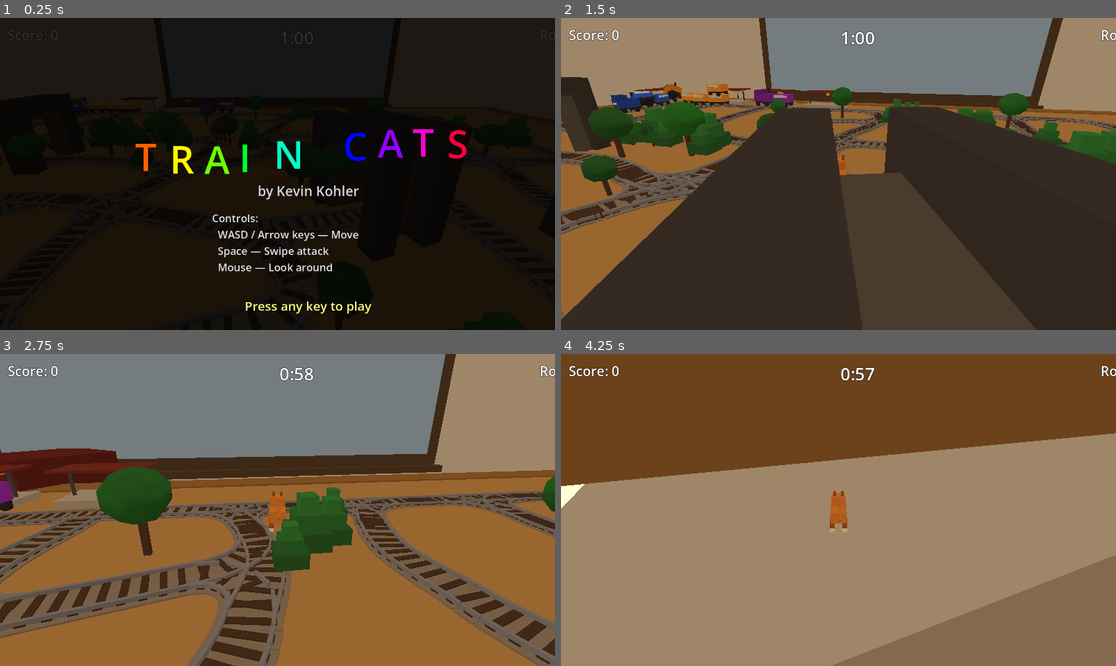
Above: before the commit, frames 1-4 (two rows, left to right).
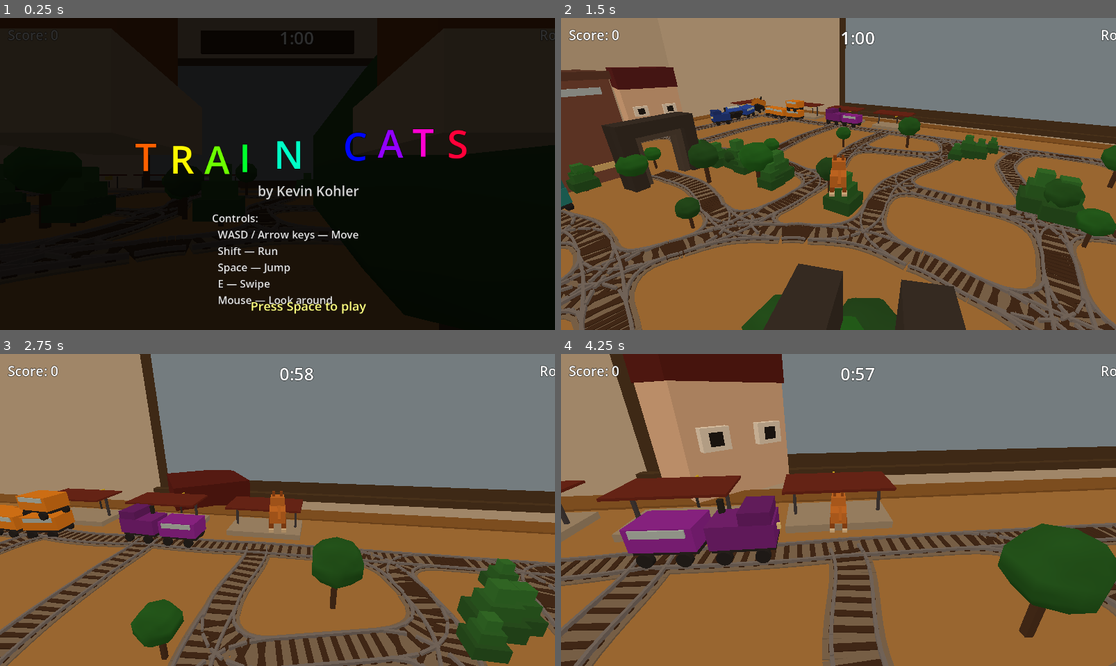
Above: after the commit, the same moments.

Repository: bobgar/Train-Cats
Game: Godot game, scene res://scenes/main.tscn
Same seed, same stepped clock (60 frames per second), same inputs: the game is played once before the commit and once after it.
Inputs (mouse positions are in pixels of both pictures, inside the frame that each line leads up to):
- Up to frame 1 (0.25 s): no input
- Up to frame 2 (1.5 s): tap Enter at 0.5 s; move the mouse to (866, 174) at 0.52 s; hold Space 0.53-1.28 s; hold W from 0.53 s (still down); click (866, 174) at 0.67 s; move the mouse to (810, 174) at 1.27 s; tap E at 1.35 s; click (810, 174) at 1.42 s
- Up to frame 3 (2.75 s): keep holding W; tap Space at 1.52, 1.55, 1.82, 2.3 s; move the mouse to (288, 503) at 2.02 s; hold Shift from 2.03 s (still down); click (288, 503) at 2.17 s
- Up to frame 4 (4.25 s): keep holding W; move the mouse to (832, 516) at 2.77 s; release Shift at 2.78 s; tap Space at 2.85, 3.02, 3.32 s; click (832, 516) at 2.92 s; move the mouse to (877, 513) at 3.52 s; hold Space from 3.53 s (still down); tap E at 3.6 s; click (877, 513) at 3.67 s

The runs differ from the first frame. In frame 1, 3.2% of the frame differs, in the area x 7-96%, y 25-95%; in frame 2, 69%; in frame 3, 67%; in frame 4, 95%, in the area x 0-100%, y 0-100%.

Commit message:
Infinite rounds

Diff:
--- a/scripts/cafe_customer.gd
+++ b/scripts/cafe_customer.gd
@@ -16,7 +16,7 @@
 const SINK_SPEED := 3.5
 const WATCH_TIME := 20.0
 const CONE_COS      := 0.5    # cos(60°) — half-angle of view cone
-const VIEW_DISTANCE := 70.0   # max XZ distance to detect a derail
+const VIEW_DISTANCE := 110.0  # max XZ distance to detect a derail (table diagonal ≈96)
 
 var _state: State = State.RISING
 var _watch_timer: float = 0.0
@@ -215,18 +215,40 @@
 	if to_xz.normalized().dot(face_2d) <= CONE_COS:
 		return false
 
-	# Line-of-sight: ray from head to event, blocked by layer 1 (walls/table)
-	return _los_clear(_head_pivot.global_position, world_pos)
-
-func _los_clear(from: Vector3, to: Vector3) -> bool:
+	# Line-of-sight: 5 rays from face points to event, blocked by layer 1 (walls/table)
+	return _los_clear(world_pos)
+
+## Cast 5 rays from different points on the face toward the target.
+## Returns true (line-of-sight clear) if ANY ray reaches the target unobstructed.
+## Origins: centre of head + four face offsets (±right, ±up) ~2 units apart.
+## This greatly reduces false negatives when a small obstruction clips just one ray.
+func _los_clear(to: Vector3) -> bool:
 	if not is_inside_tree():
 		return true
 	var space_state := get_world_3d().direct_space_state
-	var query := PhysicsRayQueryParameters3D.create(from, to)
-	query.collision_mask = 1
+	var excl: Array = []
 	if _player_ref != null and is_instance_valid(_player_ref):
-		query.exclude = [_player_ref.get_rid()]
-	return space_state.intersect_ray(query).is_empty()
+		excl = [_player_ref.get_rid()]
+
+	# Head pivot only rotates on Y so basis.x = world-right of face, basis.y = up
+	var centre : Vector3 = _head_pivot.global_position
+	var right  : Vector3 = _head_pivot.global_transform.basis.x * 2.0
+	var up     : Vector3 = Vector3.UP * 2.0
+
+	var origins: Array = [
+		centre,
+		centre + right,
+		centre - right,
+		centre + up,
+		centre - up,
+	]
+	for origin: Vector3 in origins:
+		var query := PhysicsRayQueryParameters3D.create(origin, to)
+		query.collision_mask = 1
+		query.exclude        = excl
+		if space_state.intersect_ray(query).is_empty():
+			return true   # at least one ray has clear sight
+	return false          # all five rays were blocked
 
 func trigger_happy() -> void:
 	# Only react when fully up and watching — not while still rising or leaving
--- a/scripts/main.gd
+++ b/scripts/main.gd
@@ -38,9 +38,11 @@
 const WALL_CY  := ROOM_FLOOR + WALL_H * 0.5   # 3  (wall centre Y)
 
 # ---------------------------------------------------------------------------
-# Round progression: points needed to pass each round (index 0 = round 1)
-# ---------------------------------------------------------------------------
-const ROUND_REQUIREMENTS: Array = [40, 80, 130, 200, 280, 400]
+# Round progression: points needed to pass each round
+# Formula: 9n² + 9n + 22  (n = round number)
+# Matches the original hand-tuned values closely and grows to infinity:
+#   R1=40  R2=76  R3=130  R4=202  R5=292  R6=400  R7=526  R8=670 …
+# ---------------------------------------------------------------------------
 
 # ---------------------------------------------------------------------------
 # Game state
@@ -166,8 +168,8 @@
 		_title_screen.configure(true)
 
 func _round_requirement(round_num: int) -> int:
-	var idx := clampi(round_num - 1, 0, ROUND_REQUIREMENTS.size() - 1)
-	return ROUND_REQUIREMENTS[idx]
+	var n := float(round_num)
+	return roundi(9.0 * n * n + 9.0 * n + 22.0)
 
 # ---------------------------------------------------------------------------
 # Cinematic camera zoom
@@ -184,25 +186,36 @@
 		on_done.call()
 		return
 
-	# Target: slightly in front of and above the cat's head
-	var cat_pos: Vector3 = _player_node.global_position
-	var zoom_target := cat_pos + Vector3(0.0, 3.0, -6.0)
-	var zoom_look   := cat_pos + Vector3(0.0, 1.5,  0.0)
-
-	_cinematic_cam.global_position = _cinematic_cam.global_position if _cinematic_cam.get_parent() != null else zoom_target + Vector3(0, 10, 10)
 	_cinematic_cam.current = true
 	if _gameplay_cam != null:
 		_gameplay_cam.current = false
 
+	# Snapshot cat position once — clamp y so the orbit stays above the table
+	# even if the cat is mid-fall when the round ends.
+	var cat_pos: Vector3 = _player_node.global_position
+	cat_pos.y = maxf(cat_pos.y, 0.0)
+	var look_target      := cat_pos + Vector3(0.0, 1.2, 0.0)
+
+	# Orbit 180° around the cat: start behind (+Z) and sweep to front (-Z),
+	# descending from a wide radius to a close one.
+	# angle = 0 → behind (cat_pos + (0, h, r)), angle = PI → front (cat_pos + (0, h, -r))
+	var start_radius := 22.0
+	var end_radius   :=  7.0
+	var start_height := 12.0
+	var end_height   :=  3.5
+
 	var tw := create_tween()
 	tw.tween_method(
 		func(t: float) -> void:
-			var start := cat_pos + Vector3(0.0, 14.0, 18.0)
-			var pos   := start.lerp(zoom_target, t)
-			_cinematic_cam.global_position = pos
-			_cinematic_cam.look_at(zoom_look, Vector3.UP),
-		0.0, 1.0, 1.2
-	).set_ease(Tween.EASE_OUT).set_trans(Tween.TRANS_CUBIC)
+			var angle  : float = t * PI
+			var radius : float = lerp(start_radius, end_radius, t)
+			var height : float = lerp(start_height, end_height, t)
+			var offset := Vector3(sin(angle) * radius, height, cos(angle) * radius)
+			_cinematic_cam.global_position = cat_pos + offset
+			if _cinematic_cam.global_position.distance_to(look_target) > 0.1:
+				_cinematic_cam.look_at(look_target, Vector3.UP),
+		0.0, 1.0, 2.0
+	).set_ease(Tween.EASE_IN_OUT).set_trans(Tween.TRANS_CUBIC)
 	tw.tween_callback(on_done)
 
 # ---------------------------------------------------------------------------
@@ -533,6 +546,9 @@
 	var player = PlayerScript.new()
 	player.name = "Player"
 	player.position = Vector3(0, 2, 0)
+	# PAUSABLE so player controls freeze whenever get_tree().paused = true.
+	# (main.gd is PROCESS_MODE_ALWAYS for tweens; children inherit that unless overridden.)
+	player.process_mode = Node.PROCESS_MODE_PAUSABLE
 	add_child(player)
 	# Player's _ready runs synchronously during add_child; camera exists now
 	_gameplay_cam = _find_camera(player)
--- a/scripts/player.gd
+++ b/scripts/player.gd
@@ -149,7 +149,7 @@
 
 	if event is InputEventMouseMotion and Input.get_mouse_mode() == Input.MOUSE_MODE_CAPTURED:
 		_cam_yaw   -= event.relative.x * MOUSE_SENS
-		_cam_pitch  = clamp(_cam_pitch + event.relative.y * MOUSE_SENS, -10.0, 62.0)
+		_cam_pitch  = clamp(_cam_pitch + event.relative.y * MOUSE_SENS, 5.0, 62.0)
 
 	if event is InputEventMouseButton and event.pressed and event.button_index == MOUSE_BUTTON_LEFT:
 		if Input.get_mouse_mode() != Input.MOUSE_MODE_CAPTURED:
@@ -228,8 +228,10 @@
 	var sp := sin(pitch_r)
 	# Orbit offset: camera sits at (yaw, pitch) spherical coords around player
 	var offset := Vector3(sin(yaw_r) * cp, sp, cos(yaw_r) * cp) * CAM_DIST
-	var look_at := global_position + Vector3.UP * 0.8
-	_camera.global_position = look_at + offset
+	var look_at    := global_position + Vector3.UP * 0.8
+	var cam_pos    := look_at + offset
+	cam_pos.y       = maxf(cam_pos.y, 1.5)   # never clip below the table surface
+	_camera.global_position = cam_pos
 	# look_at is safe as long as camera is never directly above (pitch < 90°, clamped to 62°)
 	_camera.look_at(look_at, Vector3.UP)
 
--- a/scripts/round_scoreboard.gd
+++ b/scripts/round_scoreboard.gd
@@ -59,7 +59,7 @@
 	_impressed_label = _panel_label("Impressed: 0",   Vector2(280, 185), 24, Color(0.70, 1.0, 0.70), true)
 	_hit_label      = _panel_label("Hit by debris: 0",Vector2(280, 220), 24, Color(1.0, 0.70, 0.40), true)
 	_result_label   = _panel_label("PASSED",          Vector2(280, 290), 40, Color(0.30, 1.0, 0.40), true)
-	_hint_label     = _panel_label("Press any key to continue", Vector2(280, 348), 20, Color(0.75, 0.75, 0.75), true)
+	_hint_label     = _panel_label("Press Space to continue", Vector2(280, 348), 20, Color(0.75, 0.75, 0.75), true)
 
 func _panel_label(txt: String, pos: Vector2, fsize: int, col: Color, centred: bool) -> Label:
 	var lbl := Label.new()
@@ -113,8 +113,6 @@
 	if not visible or not _ready_for_input:
 		return
 	if event is InputEventKey and event.pressed and not event.echo:
-		visible = false
-		continue_pressed.emit()
-	elif event is InputEventMouseButton and event.pressed:
-		visible = false
-		continue_pressed.emit()
+		if event.keycode == KEY_SPACE:
+			visible = false
+			continue_pressed.emit()
--- a/scripts/title_screen.gd
+++ b/scripts/title_screen.gd
@@ -50,7 +50,9 @@
 	var ctrl_text := (
 		"Controls:\n" +
 		"  WASD / Arrow keys — Move\n" +
-		"  Space — Swipe attack\n" +
+		"  Shift — Run\n" +
+		"  Space — Jump\n" +
+		"  E — Swipe\n" +
 		"  Mouse — Look around"
 	)
 	var ctrl_lbl := Label.new()
@@ -64,8 +66,8 @@
 	ctrl_lbl.label_settings = s1
 	add_child(ctrl_lbl)
 
-	# Press any key prompt
-	_make_label_centered("Press any key to play", 580, 26, Color(1.0, 1.0, 0.5))
+	# Press space prompt
+	_make_label_centered("Press Space to play", 580, 26, Color(1.0, 1.0, 0.5))
 
 func _make_label(txt: String, pos: Vector2, fsize: int, col: Color) -> Label:
 	var lbl := Label.new()
@@ -130,8 +132,6 @@
 	if not visible or not _ready_for_input:
 		return
 	if event is InputEventKey and event.pressed and not event.echo:
-		visible = false
-		continue_pressed.emit()
-	elif event is InputEventMouseButton and event.pressed:
-		visible = false
-		continue_pressed.emit()
+		if event.keycode == KEY_SPACE:
+			visible = false
+			continue_pressed.emit()
--- a/scripts/train.gd
+++ b/scripts/train.gd
@@ -181,7 +181,9 @@
 	if _state == State.DERAILED:
 		return
 	_state = State.DERAILED
-	derailed.emit(global_position, true)   # player-caused
+	# Use the locomotive car's world position (Train node itself stays at origin)
+	var emit_pos: Vector3 = _cars[0].global_position if _cars.size() > 0 else global_position
+	derailed.emit(emit_pos, true)   # player-caused
 	var base_vel := swipe_dir * force * 0.5 + _heading_dir() * _current_speed
 	_current_speed = 0.0
 	_respawn_timer = 5.5
@@ -206,7 +208,8 @@
 	if _state == State.DERAILED:
 		return
 	_state = State.DERAILED
-	derailed.emit(global_position, false)   # train-vs-train collision
+	var emit_pos: Vector3 = _cars[0].global_position if _cars.size() > 0 else global_position
+	derailed.emit(emit_pos, false)   # train-vs-train collision
 	var vel := _heading_dir() * _current_speed
 	_current_speed = 0.0
 	_respawn_timer = 5.5
@@ -486,16 +489,41 @@
 	_stop_timer = randf_range(2.5, 5.5)
 
 func _respawn() -> void:
+	var parent := get_parent()
+
+	# Pick a station not currently occupied by another living train.
+	# Shuffle candidates so we don't always prefer the same station.
+	var candidates: Array = _station_nodes.duplicate()
+	candidates.shuffle()
+	var chosen: Vector2i = candidates[0]   # fallback if all are busy
+	for s_var in candidates:
+		var s: Vector2i = s_var
+		if not _is_station_occupied(_gen.nodes[s], parent):
+			chosen = s
+			break
+
 	var new_train = get_script().new()
 	new_train.max_speed    = max_speed
 	new_train.acceleration = acceleration
 	new_train.deceleration = deceleration
-	var parent := get_parent()
 	parent.add_child(new_train)
-	new_train.call("setup", _gen, _station_nodes,
-		_station_nodes[randi() % _station_nodes.size()], _color, _num_cars)
+	new_train.call("setup", _gen, _station_nodes, chosen, _color, _num_cars)
 	# Re-register with CustomerManager so the new train's derailed signal is tracked
 	var mgr := parent.get_node_or_null("CustomerManager")
 	if mgr != null:
 		mgr.call("register_train", new_train)
 	queue_free()
+
+## Returns true if any living train has a car within 6 units of station_pos.
+func _is_station_occupied(station_pos: Vector3, parent: Node) -> bool:
+	for child in parent.get_children():
+		# Duck-type check — avoid class_name resolution issues
+		if not child.has_method("is_derailed"):
+			continue
+		if child == self or child.call("is_derailed"):
+			continue
+		var cars: Array = child.get("_cars") if child.get("_cars") != null else []
+		for car in cars:
+			if is_instance_valid(car) and car.global_position.distance_to(station_pos) < 6.0:
+				return true
+	return false
